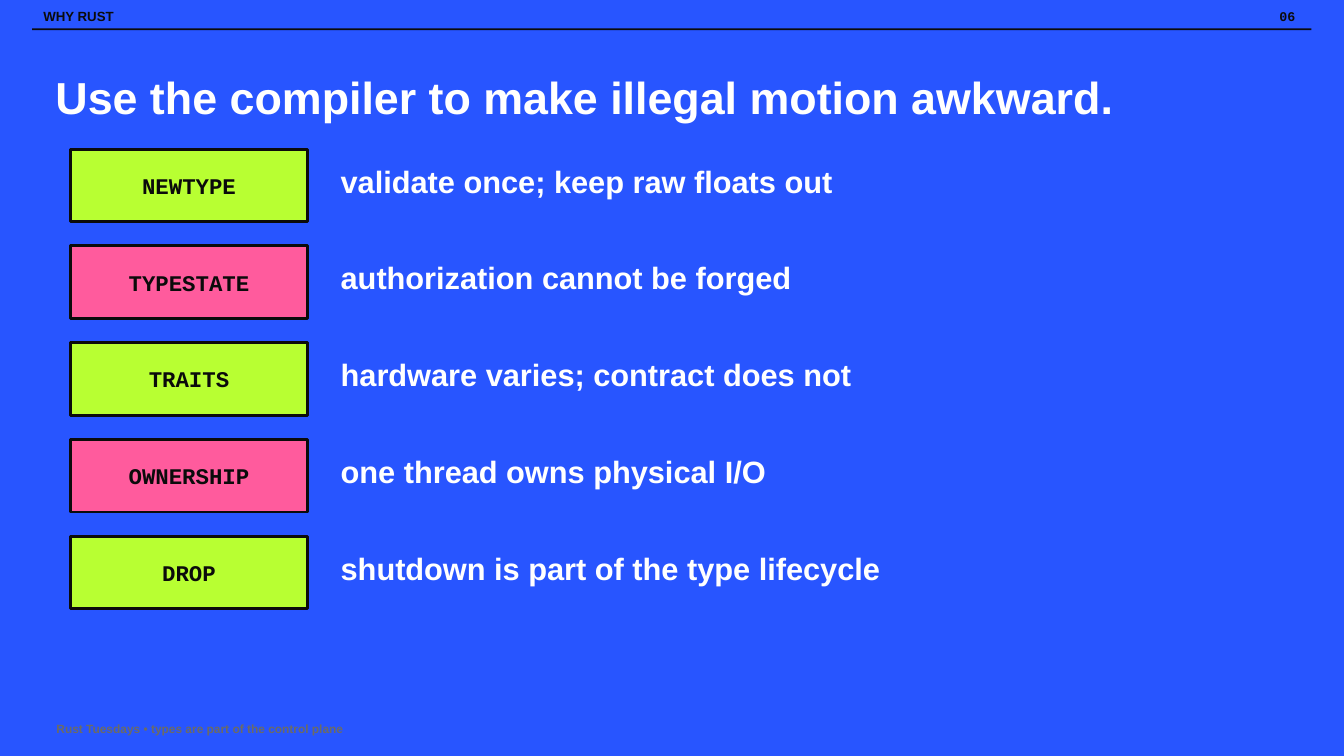
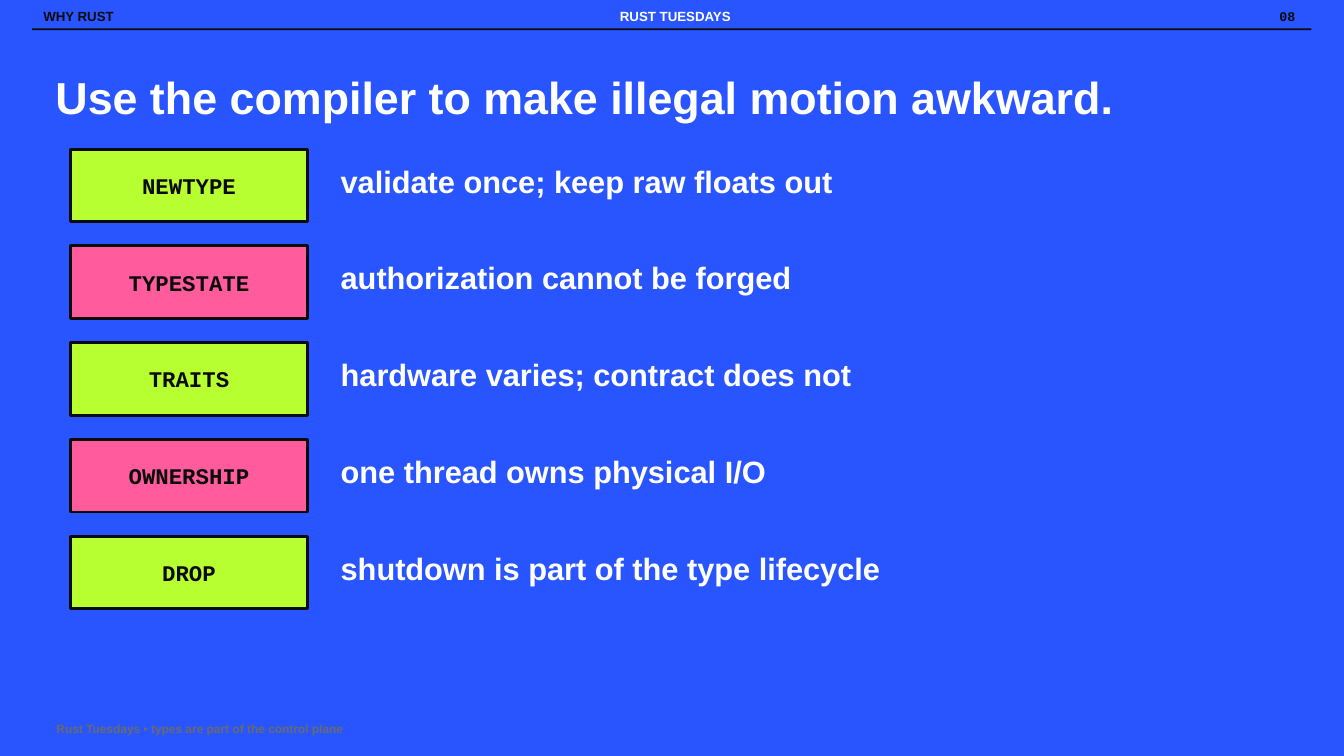
Before and after one commit to specdog/leash, a slide deck: slide 8 of talks/geek-on-a-leash/output/geek-on-a-leash.pptx (slide 6 before the commit). Drawn at 1344x756 pixels with LibreOffice and Linux fonts; fonts in the diff are those of the drawing. Boxes give left, top, right and bottom in pixels: in the first picture for what was removed or moved away, otherwise in the second. Text is boxed around its words. In the diff, an @@ line names an element or a change of style, - is before the commit and + after.

Commit message:
talk: add DimOS inspiration and Rust expansion

```diff
--- a/talks/geek-on-a-leash/output/geek-on-a-leash.pptx
+++ b/talks/geek-on-a-leash/output/geek-on-a-leash.pptx
@@ text added at [620,11,731,21], 9.5 pt, text #FFFFFF, bold @@
+RUST TUESDAYS
```
Also in this commit, not shown: 45 other slides changed, 2 slides added, 7 other files.
